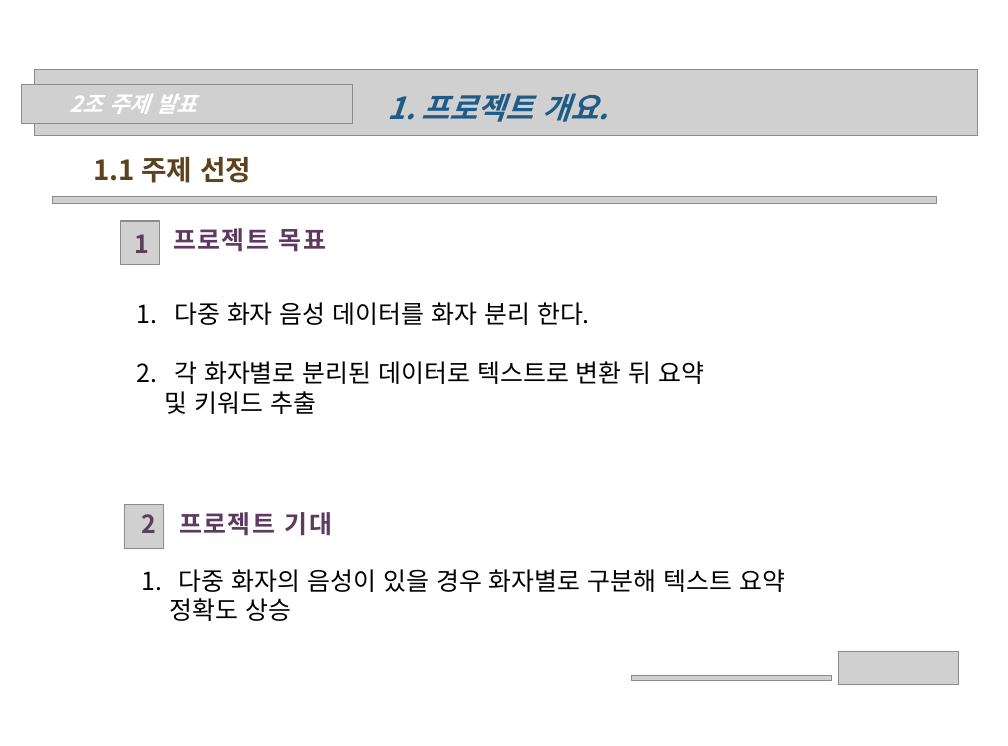
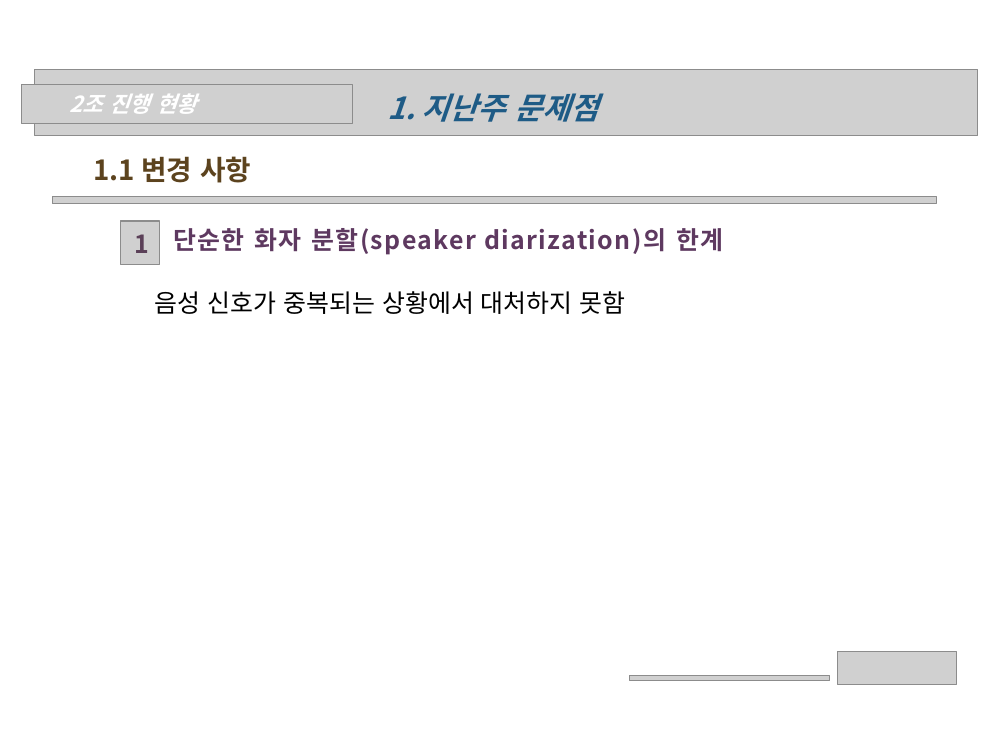
Before and after one commit to wonchul98/audio-to-summary, a slide deck: slide 2 of ppt/0223_2조_나현희_신원철 - 복사본.pptx. Drawn at 1008x746 pixels with LibreOffice and Linux fonts; fonts in the diff are those of the drawing; grey boxes stand for pictures; background and template pictures are left out. Boxes give left, top, right and bottom in pixels: in the first picture for what was removed or moved away, otherwise in the second. Text is boxed around its words. In the diff, an @@ line names an element or a change of style, - is before the commit and + after.

```diff
--- a/ppt/0223_2조_나현희_신원철 - 복사본.pptx
+++ b/ppt/0223_2조_나현희_신원철 - 복사본.pptx
@@ text at [70, 94, 197, 114]: text changed @@
-2조 주제 발표
+2조 진행 현황
@@ text at [387, 93, 598, 122]: text changed @@
-1. 프로젝트 개요.
+1. 지난주 문제점
@@ text at [93, 156, 251, 183]: text changed @@
-1.1 주제 선정
+1.1 변경 사항
@@ text at [173, 228, 723, 255]: text changed @@
-프로젝트 목표
+단순한 화자 분할(speaker diarization)의 한계
@@ text added at [155, 291, 626, 314], 18 pt, text #000000 @@
+음성 신호가 중복되는 상황에서 대처하지 못함
@@ text removed at [165, 302, 705, 414] @@
-1. 다중 화자 음성 데이터를 화자 분리 한다.
-2. 각 화자별로 분리된 데이터로 텍스트로 변환 뒤 요약
-및 키워드 추출
@@ picture removed at [125, 504, 164, 547] @@
@@ text removed at [141, 514, 156, 533] @@
-2
@@ text removed at [179, 512, 332, 536] @@
-프로젝트 기대
@@ text removed at [169, 569, 785, 621] @@
-1. 다중 화자의 음성이 있을 경우 화자별로 구분해 텍스트 요약
-정확도 상승
```
Also in this commit, not shown: 3 slides added, 5 slides removed, 1 other file.
